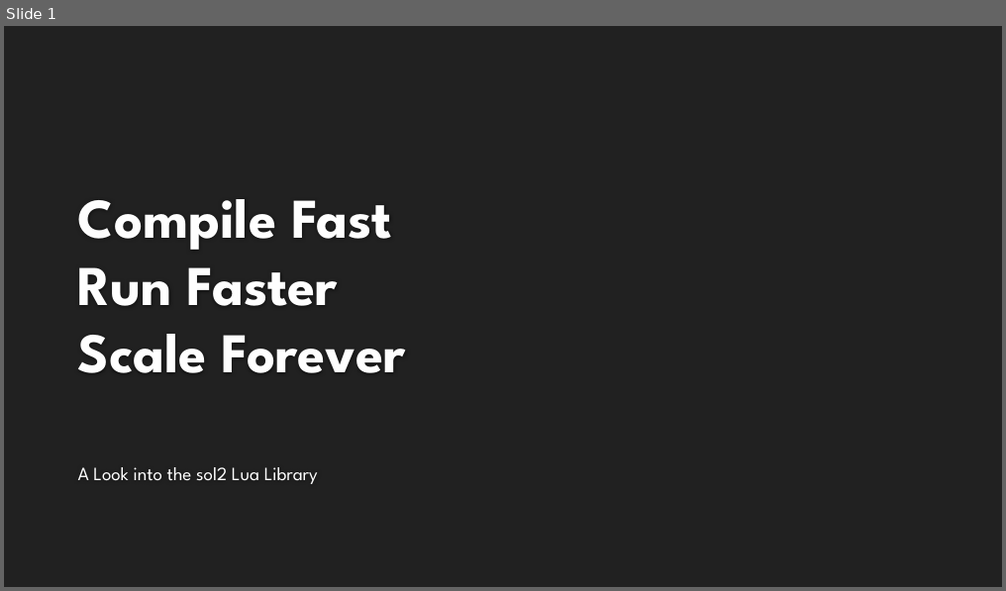
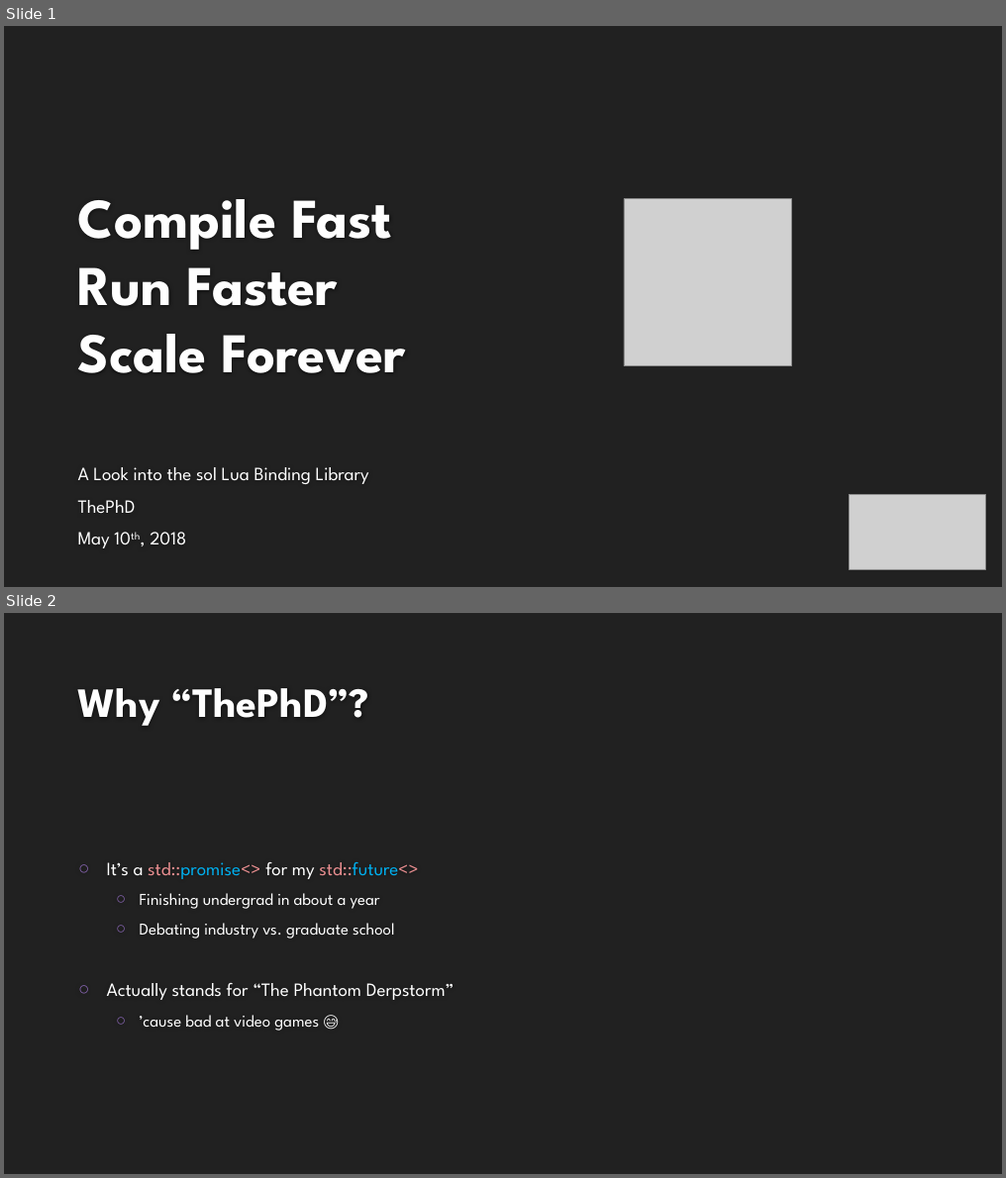
Before and after one commit to ThePhD/ThePhD.github.io, a slide deck: presentations/sol2/C++ Now/2018.03.28 - ThePhD - Compile Fast, Run Faster, Scale Forever.pptx. Shown one above the other, each under a label of ours: slide 1 before the commit, slides 1 and 2 after it. The pictures are 1006x591 and 1006x1178 pixels, drawn with LibreOffice and Linux fonts; fonts in the diff are those of the drawing; grey boxes stand for pictures; background and template pictures are left out. Boxes give left, top, right and bottom in pixels: in the first picture for what was removed or moved away, otherwise in the second. Text is boxed around its words. In the diff, an @@ line names an element or a change of style, - is before the commit and + after.

```diff
--- a/presentations/sol2/C++ Now/2018.03.28 - ThePhD - Compile Fast, Run Faster, Scale Forever.pptx
+++ b/presentations/sol2/C++ Now/2018.03.28 - ThePhD - Compile Fast, Run Faster, Scale Forever.pptx
@@ slide 2 added at bbox=[4, 613, 1002, 1174], background #212121 @@
@@ title added at bbox=[78, 688, 370, 726], 40 pt, text #FEFEFE, bold @@
+Why “ThePhD”?
@@ text added at bbox=[107, 862, 453, 1031], 16 pt, text #FFFFFF @@
+○ It’s a std::promise<> for my std::future<>
+  ○ Finishing undergrad in about a year
+  ○ Debating industry vs. graduate school
+○ Actually stands for “The Phantom Derpstorm”
+  ○ ’cause bad at video games 😅
@@ slide 1 changed as well @@
@@ picture added at bbox=[624, 199, 792, 367] @@
@@ subtitle at bbox=[78, 468, 369, 549]: text changed @@
-A Look into the sol2 Lua Library
+A Look into the sol Lua Binding Library
+ThePhD
+May 10th, 2018
@@ picture added at bbox=[849, 494, 985, 570] @@
```
Also in this commit, not shown: 4 other slides changed, 53 other slides added, 5 other files.
